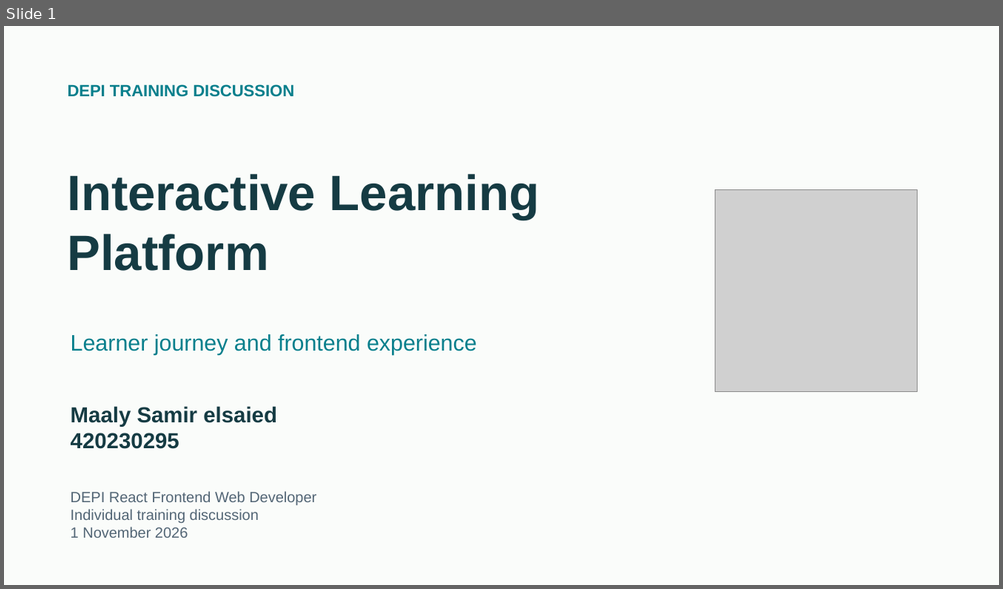
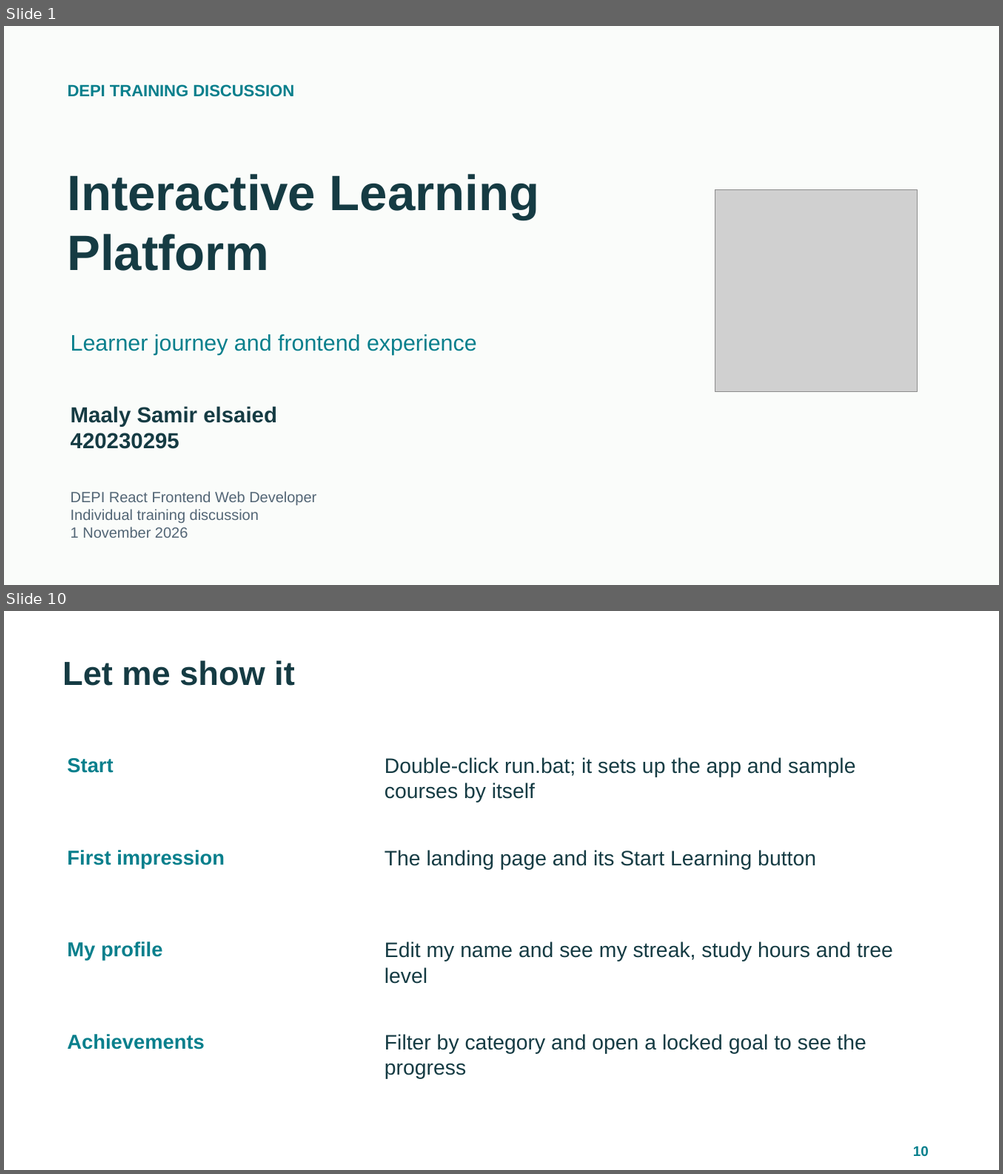
Before and after one commit to Saif-eldin-Ahmed-Helmy/Interactive-Learning-Platform, a slide deck: output/discussion/Maaly-DEPI-Discussion.pptx. Shown one above the other, each under a label of ours: slide 1 before the commit, slides 1 and 10 after it; the slides between them are not shown. The pictures are 1003x589 and 1003x1174 pixels, drawn with LibreOffice and Linux fonts; fonts in the diff are those of the drawing; grey boxes stand for pictures. Boxes give left, top, right and bottom in pixels: in the first picture for what was removed or moved away, otherwise in the second. Text is boxed around its words. In the diff, an @@ line names an element or a change of style, - is before the commit and + after.

```diff
--- a/output/discussion/Maaly-DEPI-Discussion.pptx
+++ b/output/discussion/Maaly-DEPI-Discussion.pptx
@@ slide 10 added at (x1=4, y1=611, x2=999, y2=1170), background #FFFFFF @@
@@ text added at (x1=62, y1=661, x2=295, y2=686), 32.2 pt, text #153B43, bold @@
+Let me show it
@@ text added at (x1=67, y1=758, x2=113, y2=773), 19.5 pt, text #087F8C, bold @@
+Start
@@ text added at (x1=384, y1=758, x2=855, y2=803), 20.2 pt, text #153B43 @@
+Double-click run.bat; it sets up the app and sample courses by itself
@@ text added at (x1=67, y1=850, x2=225, y2=868), 19.5 pt, text #087F8C, bold @@
+First impression
@@ text added at (x1=384, y1=850, x2=816, y2=869), 20.2 pt, text #153B43 @@
+The landing page and its Start Learning button
@@ text added at (x1=67, y1=942, x2=162, y2=960), 19.5 pt, text #087F8C, bold @@
+My profile
@@ text added at (x1=384, y1=942, x2=893, y2=984), 20.2 pt, text #153B43 @@
+Edit my name and see my streak, study hours and tree level
@@ text added at (x1=67, y1=1034, x2=204, y2=1050), 19.5 pt, text #087F8C, bold @@
+Achievements
@@ text added at (x1=384, y1=1034, x2=865, y2=1079), 20.2 pt, text #153B43 @@
+Filter by category and open a locked goal to see the progress
@@ text added at (x1=913, y1=1147, x2=928, y2=1156), 13.5 pt, text #087F8C, bold @@
+10
```
Also in this commit, not shown: 7 slides changed, 1 other slide added, 10 slides removed, 7 other files.
